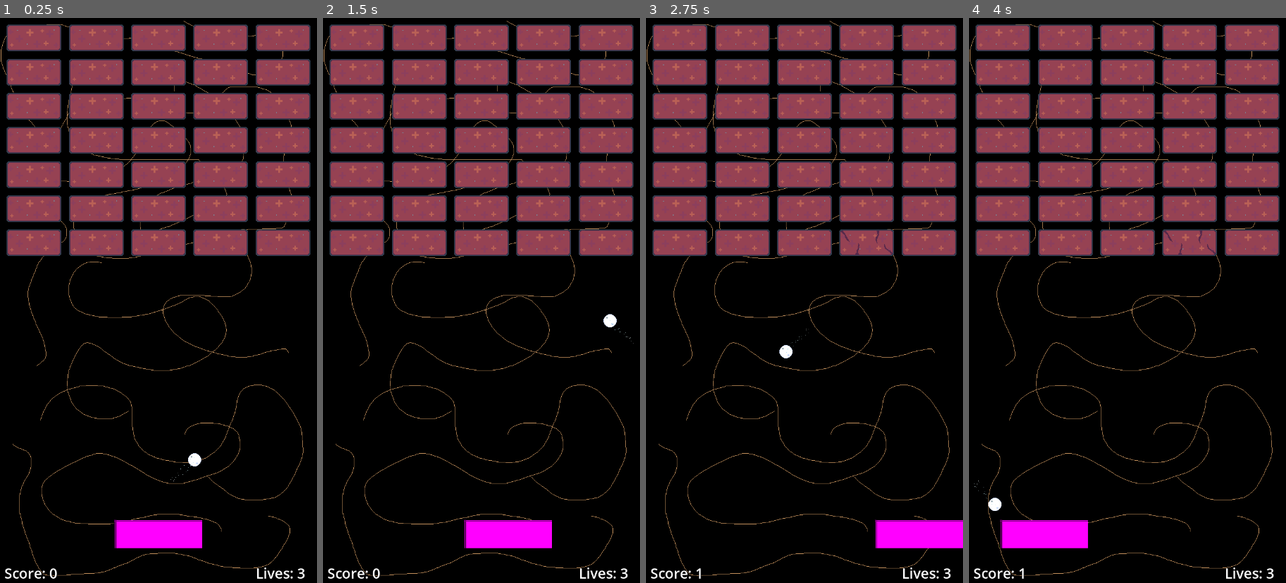
Above: before the commit, frames 1-4 (left to right).
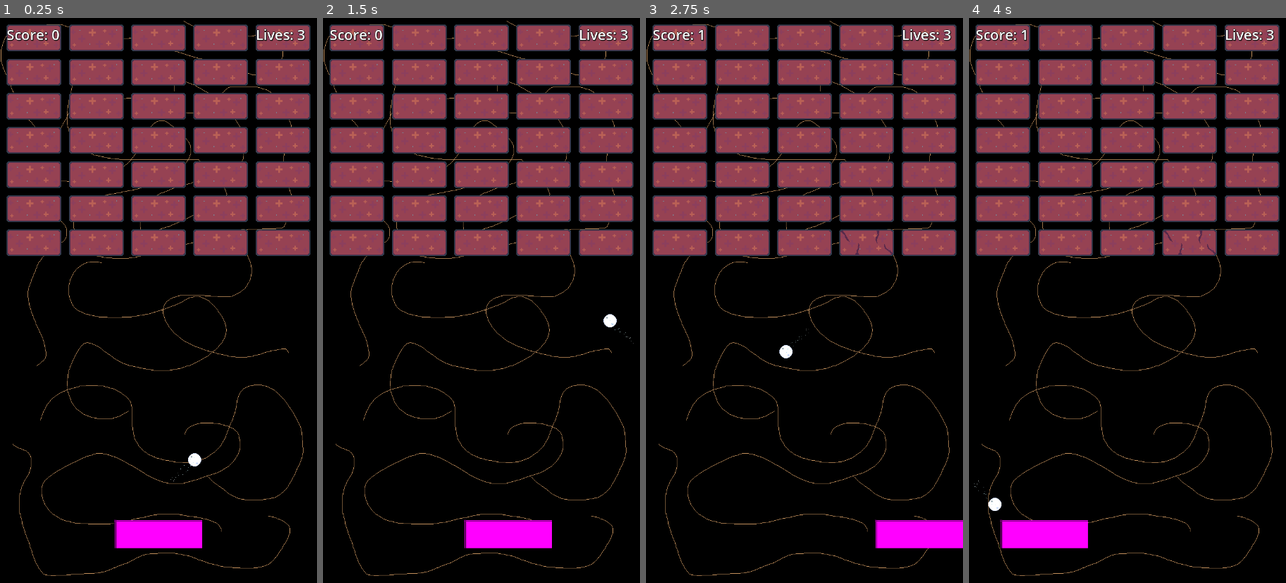
Above: after the commit, the same moments.

Repository: ant290/MoleBreaker
Game: Godot game, scene res://scenes/level.tscn
Two runs of this game, one before a commit and one after it. Both use one fixed random seed, a clock stepped at 60 frames per second and the inputs below.
Inputs:
- Up to frame 1 (0.25 s): no input
- Up to frame 2 (1.5 s): hold Right (ui_right) 0.53-1.28 s; tap Enter at 1.25 s; hold Left (ui_left) from 1.28 s (still down)
- Up to frame 3 (2.75 s): release Left (ui_left) at 2.03 s; hold Right (ui_right) from 2.03 s (still down)
- Up to frame 4 (4 s): release Right (ui_right) at 3.53 s; hold Left (ui_left) from 3.53 s (still down)

The runs differ from the first frame. In frame 1, 0.7% of the frame differs, in the area x 1-97%, y 1-100%; in frame 2, 0.7%; in frame 3, 0.6%; in frame 4, 0.6%.

Commit message:
Mobile UI for left / right

Diff:
--- a/mole-breaker/project.godot
+++ b/mole-breaker/project.godot
@@ -11,6 +11,7 @@
 [application]
 
 config/name="MoleBreaker"
+config/tags=PackedStringArray("2d", "moleboi")
 run/main_scene="uid://cvgivxopk62ic"
 config/features=PackedStringArray("4.5", "Mobile")
 config/icon="res://icon.svg"
@@ -23,6 +24,8 @@
 
 window/size/viewport_width=720
 window/size/viewport_height=1280
+window/stretch/mode="viewport"
+window/handheld/orientation=1
 
 [global_group]
 
@@ -48,6 +51,11 @@
 ]
 }
 
+[input_devices]
+
+pointing/emulate_touch_from_mouse=true
+pointing/emulate_mouse_from_touch=false
+
 [rendering]
 
 textures/canvas_textures/default_texture_filter=0
--- a/mole-breaker/scenes/brick.tscn
+++ b/mole-breaker/scenes/brick.tscn
@@ -1,8 +1,8 @@
 [gd_scene load_steps=5 format=3 uid="uid://d0qgslqpuw3ps"]
 
 [ext_resource type="Script" uid="uid://l0in4ahl7f44" path="res://scripts/brick.gd" id="1_0w5h4"]
-[ext_resource type="Texture2D" uid="uid://dw6b64oejapoa" path="res://assets/brick dirt.png" id="1_5l4w1"]
-[ext_resource type="Texture2D" uid="uid://c7bp54u7h42u" path="res://assets/brick dirt cracked.png" id="3_7mekc"]
+[ext_resource type="Texture2D" uid="uid://dw6b64oejapoa" path="res://assets/bricks/brick dirt.png" id="1_5l4w1"]
+[ext_resource type="Texture2D" uid="uid://c7bp54u7h42u" path="res://assets/bricks/brick dirt cracked.png" id="3_7mekc"]
 
 [sub_resource type="RectangleShape2D" id="RectangleShape2D_0w5h4"]
 size = Vector2(122, 58)
--- a/mole-breaker/scenes/level.tscn
+++ b/mole-breaker/scenes/level.tscn
@@ -1,7 +1,8 @@
-[gd_scene load_steps=10 format=3 uid="uid://cvgivxopk62ic"]
+[gd_scene load_steps=11 format=3 uid="uid://cvgivxopk62ic"]
 
 [ext_resource type="PackedScene" uid="uid://baqtq748e2314" path="res://scenes/paddle.tscn" id="1_2q6dc"]
 [ext_resource type="Script" uid="uid://bla25v87vpm1e" path="res://scripts/level.gd" id="1_w8frs"]
+[ext_resource type="PackedScene" uid="uid://dn3083ytfbwut" path="res://scenes/touch_controls.tscn" id="2_2r41h"]
 [ext_resource type="Texture2D" uid="uid://by885h87iwnui" path="res://assets/background dirt.png" id="2_ppgk2"]
 [ext_resource type="PackedScene" uid="uid://c00uaxwxq1i2b" path="res://scenes/ball.tscn" id="2_w7c3h"]
 [ext_resource type="Script" uid="uid://bfk12tdquv0b7" path="res://scripts/player_ui.gd" id="4_mx8sn"]
@@ -52,30 +53,27 @@
 position = Vector2(360, -3.5)
 shape = SubResource("RectangleShape2D_w8frs")
 
+[node name="TouchControls" parent="." instance=ExtResource("2_2r41h")]
+
 [node name="CanvasLayer" type="CanvasLayer" parent="."]
 script = ExtResource("4_mx8sn")
 
 [node name="ScoreText" type="Label" parent="CanvasLayer"]
-anchors_preset = 2
-anchor_top = 1.0
-anchor_bottom = 1.0
-offset_left = 10.0
-offset_top = -45.0
-offset_right = 167.0
-grow_vertical = 0
+offset_left = 15.0
+offset_top = 15.0
+offset_right = 172.0
+offset_bottom = 60.0
 text = "Score: 100"
 label_settings = SubResource("LabelSettings_w8frs")
 
 [node name="LivesText" type="Label" parent="CanvasLayer"]
-anchors_preset = 3
+anchors_preset = 1
 anchor_left = 1.0
-anchor_top = 1.0
 anchor_right = 1.0
-anchor_bottom = 1.0
 offset_left = -139.0
-offset_top = -45.0
+offset_top = 15.0
+offset_bottom = 60.0
 grow_horizontal = 0
-grow_vertical = 0
 text = "Lives: 4"
 label_settings = SubResource("LabelSettings_w8frs")
 
--- /dev/null
+++ b/mole-breaker/scenes/touch_controls.tscn
@@ -0,0 +1,18 @@
+[gd_scene load_steps=4 format=3 uid="uid://dn3083ytfbwut"]
+
+[ext_resource type="Script" uid="uid://chunyu8itfm2e" path="res://scripts/touch_controls.gd" id="1_6e4pk"]
+[ext_resource type="Texture2D" uid="uid://ddnoeidcj41dc" path="res://assets/arrow left dirt.png" id="1_n26gd"]
+[ext_resource type="Texture2D" uid="uid://r7idy8xwqh6b" path="res://assets/arrow right dirt.png" id="2_6e4pk"]
+
+[node name="TouchControls" type="CanvasLayer"]
+script = ExtResource("1_6e4pk")
+
+[node name="Left" type="TouchScreenButton" parent="."]
+position = Vector2(40, 1188)
+texture_normal = ExtResource("1_n26gd")
+action = "ui_left"
+
+[node name="Right" type="TouchScreenButton" parent="."]
+position = Vector2(616, 1188)
+texture_normal = ExtResource("2_6e4pk")
+action = "ui_right"
--- a/mole-breaker/scripts/level.gd
+++ b/mole-breaker/scripts/level.gd
@@ -2,6 +2,7 @@
 
 @onready var brickObject = preload("res://scenes/brick.tscn")
 @onready var uiLayer : PlayerUI = $CanvasLayer
+@onready var touchControls : MobileTouchControls = $TouchControls
 
 var columns = 5
 var rows  = 7
@@ -9,6 +10,11 @@
 
 # Called when the node enters the scene tree for the first time.
 func _ready() -> void:
+	match OS.get_name():
+		"Android", "iOS":
+			touchControls.show()
+		_:
+			touchControls.hide()
 	setupLevel()
 	uiLayer.load_bricks()
 
--- /dev/null
+++ b/mole-breaker/scripts/touch_controls.gd
@@ -0,0 +1,12 @@
+extends CanvasLayer
+class_name MobileTouchControls
+
+
+# Called when the node enters the scene tree for the first time.
+func _ready() -> void:
+	pass # Replace with function body.
+
+
+# Called every frame. 'delta' is the elapsed time since the previous frame.
+func _process(delta: float) -> void:
+	pass
Binary file added: mole-breaker/assets/MoleBoiPallette.aseprite
Binary file added: mole-breaker/assets/arrow left dirt.aseprite
Binary file added: mole-breaker/assets/arrow left dirt.png
Not shown, changed: mole-breaker/assets/arrow left dirt.png.import
Binary file added: mole-breaker/assets/arrow right dirt.aseprite
Binary file added: mole-breaker/assets/arrow right dirt.png
Not shown, changed: mole-breaker/assets/arrow right dirt.png.import
Renamed: mole-breaker/assets/brick dirt cracked.png -> mole-breaker/assets/bricks/brick dirt cracked.png
Not shown, added: mole-breaker/assets/bricks/brick dirt cracked.png.import
Renamed: mole-breaker/assets/brick dirt.png -> mole-breaker/assets/bricks/brick dirt.png
Not shown, added: mole-breaker/assets/bricks/brick dirt.png.import
Not shown, changed: mole-breaker/export_presets.cfg
(and 1 more such lines)
